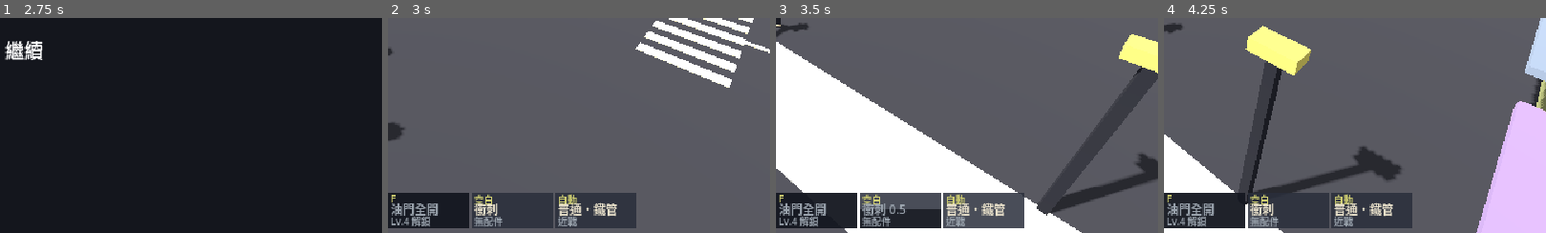
Above: before the commit, frames 1-4 (left to right).
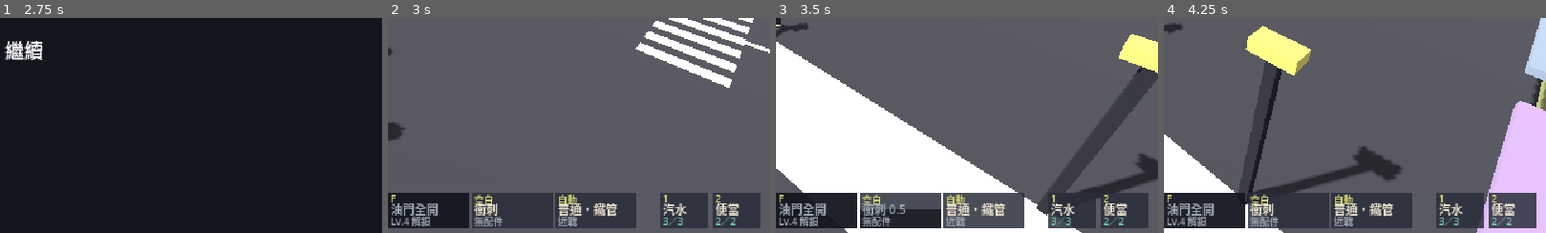
Above: after the commit, the same moments.

Repository: yauchai2/Game-Lab-2
Game: Godot game, scene res://game/title.tscn
Two runs of this game, one before a commit and one after it. Both use one fixed random seed, a clock stepped at 60 frames per second and the inputs below.
Inputs (mouse positions are % of the whole screen's width and height, from its top left):
- Up to frame 1 (2.75 s): click "新遊戲" at 0.5 s; click "選擇" at 1.25 s; tap Enter at 2 s; move the mouse to (72, 45) at 2.02 s; hold D from 2.03 s (still down); tap 1 at 2.1 s; click (72, 45) at 2.17 s; tap Space at 2.27 s; tap 2 at 2.3 s
- Up to frame 2 (3 s): tap Space at 2.75 s; move the mouse to (30, 55) at 2.77 s; release D at 2.78 s; hold S from 2.78 s (still down); tap 2 at 2.85 s
- Up to frame 3 (3.5 s): keep holding S; tap Space at 3.02 s; tap 1 at 3.05 s
- Up to frame 4 (4.25 s): move the mouse to (60, 28) at 3.52 s; release S at 3.53 s; hold D from 3.53 s (still down); tap 1 at 3.6 s; tap 2 at 3.8 s
The pictures show only the part of the screen within x 50-100%, y 50-100%; the shares and areas given below are measured in that part.

Frame 1 is identical in both runs. In frame 2, 4.0% of the frame differs, in the area x 71-98%, y 81-98%; in frame 3, 3.3%; in frame 4, 4.1%.

Commit message:
加入護甲、三種元素抗性與補給（汽水、便當）；遠程敵人彈丸帶元素
Co-Authored-By: Claude Sonnet 5.5 <noreply@anthropic.com>
Claude-Session: https://claude.ai/code/session_018tqqU7rwEZ4u67toavQ9ri

Diff:
--- a/game/scripts/bench.gd
+++ b/game/scripts/bench.gd
@@ -319,6 +319,7 @@
 	var s := "[color=#75C7B0]屬性[/color]\n"
 	s += "生命 %d／%d　移速 %.1f\n" % [jax.hp, jax.max_hp, jax.speed]
 	s += "普攻 %s　傷害 %d　%.2f 秒　射程 %.1f\n" % ["近戰" if w["kind"] == "melee" else "遠程", roundi(w["dmg"]), w["cd"], w["reach"]]
+	s += "護甲 %d（物理減傷 %d%%）\n抗性　火 %d%%　冰 %d%%　電 %d%%\n" % [roundi(jax.armor_value()), roundi(jax.armor_reduction(20.0) * 100.0), roundi(jax.resist_of("fire")), roundi(jax.resist_of("cold")), roundi(jax.resist_of("lightning"))]
 	s += "技能傷害 +%d%%　技能冷卻 -%d%%" % [roundi(jax.affix_total("dmg", "demolish")), roundi(jax.affix_total("cd", "demolish"))]
 	if message != "":
 		s += "\n[color=#CC6657]%s[/color]" % message
--- a/game/scripts/enemy.gd
+++ b/game/scripts/enemy.gd
@@ -23,6 +23,7 @@
 const FLOATY := preload("res://game/scripts/floaty.gd")
 
 var show_bar := true
+var element := "phys"
 var bar_back := MeshInstance3D.new()
 var bar_fill := MeshInstance3D.new()
 
@@ -145,6 +146,9 @@
 	move_and_slide()
 
 func _drop_loot() -> void:
+	var killer := get_tree().get_first_node_in_group("player")
+	if killer:
+		killer.on_kill()
 	_spawn_pickup("xp", 10, Vector3(0.3, 0, 0))
 	_spawn_pickup("receipt", 2 if ranged else 1, Vector3(0, 0, 0.3))
 	if randf() < 0.35:
@@ -167,5 +171,6 @@
 	var b := Node3D.new()
 	b.set_script(PROJECTILE)
 	b.direction = dir
+	b.element = element
 	get_parent().add_child(b)
 	b.global_position = global_position + Vector3(0, 1.0, 0) + dir * 0.8
--- a/game/scripts/hud.gd
+++ b/game/scripts/hud.gd
@@ -74,6 +74,7 @@
 	info.add_theme_font_size_override("font_size", 10)
 	add_child(info)
 	_build_skill_bar()
+	_build_flasks()
 	lines.set_script(load("res://game/scripts/speed_lines.gd"))
 	add_child(lines)
 	card_band.color = Color(0.16, 0.18, 0.23, 0.8)
@@ -113,6 +114,7 @@
 	xp_fill.size.x = BAR_SIZE.x * float(jax.xp) / float(jax.xp_to_next())
 	info.text = "等級 %d  生命 %d/%d  據點 %d/%d  單據 %d" % [jax.level, jax.hp, jax.max_hp, get_parent().camps_cleared(), get_parent().CAMPS.size(), jax.receipts]
 	_update_skill_bar()
+	_update_flasks()
 	var b: Variant = get_parent().boss
 	var boss_alive: bool = b != null and is_instance_valid(b) and b.hp > 0 and b.awake
 	boss_back.visible = boss_alive
@@ -182,6 +184,42 @@
 		back.add_child(sub)
 		skill_boxes[defs[i][0]] = {"cool": cool, "title": title, "sub": sub}
 
+var flask_labels := {}
+
+func _build_flasks() -> void:
+	var i := 0
+	for k in ["soda", "bento"]:
+		var back := ColorRect.new()
+		back.color = Color(0.16, 0.18, 0.23, 0.85)
+		back.size = Vector2(40, 30)
+		back.position = Vector2(548 + i * 44, 326)
+		add_child(back)
+		var key := Label.new()
+		key.text = str(i + 1)
+		key.position = Vector2(2, -1)
+		key.add_theme_font_size_override("font_size", 8)
+		key.add_theme_color_override("font_color", Color("D6D573"))
+		back.add_child(key)
+		var title := Label.new()
+		title.position = Vector2(2, 6)
+		title.add_theme_font_size_override("font_size", 10)
+		back.add_child(title)
+		var sub := Label.new()
+		sub.position = Vector2(2, 17)
+		sub.add_theme_font_size_override("font_size", 8)
+		back.add_child(sub)
+		flask_labels[k] = [title, sub]
+		i += 1
+
+func _update_flasks() -> void:
+	for k in flask_labels:
+		var def: Dictionary = jax.FLASKS[k]
+		var ch: int = jax.flask_charges[k]
+		flask_labels[k][0].text = def["name"]
+		flask_labels[k][0].add_theme_color_override("font_color", Color("E7DFC9") if ch > 0 else Color("6B7288"))
+		flask_labels[k][1].text = "%d／%d" % [ch, def["max"]]
+		flask_labels[k][1].add_theme_color_override("font_color", Color("75C7B0") if ch > 0 else Color("6B7288"))
+
 func _set_box(id: String, title: String, sub: String, remain: float, total: float, locked := false) -> void:
 	var box: Dictionary = skill_boxes[id]
 	box["title"].text = title
--- a/game/scripts/jax.gd
+++ b/game/scripts/jax.gd
@@ -69,6 +69,15 @@
 }
 var extra_timers := {"skill_e": 0.0, "skill_r": 0.0, "skill_f": 0.0}
 var buff_left := 0.0
+## 補給：汽水（即時回血）與便當（持續回血），擊殺敵人回充。
+const FLASKS := {
+	"soda": {"name": "汽水", "max": 3, "kills": 4, "desc": "即時回復 45% 生命"},
+	"bento": {"name": "便當", "max": 2, "kills": 6, "desc": "6 秒內回復 40% 生命"},
+}
+var flask_charges := {"soda": 3, "bento": 2}
+var flask_progress := {"soda": 0, "bento": 0}
+var bento_left := 0.0
+var regen_accum := 0.0
 
 func _ready() -> void:
 	add_to_group("player")
@@ -174,15 +183,15 @@
 	"pistol": {"name": "手槍", "cart": "weapon", "kind": "ranged", "dmg": 7, "cd": 0.4, "reach": 9.0},
 	"rifle": {"name": "步槍", "cart": "weapon", "kind": "ranged", "dmg": 13, "cd": 0.75, "reach": 11.0},
 	"shotgun": {"name": "散彈槍", "cart": "weapon", "kind": "ranged", "dmg": 6, "cd": 0.9, "reach": 6.0, "pellets": 3},
-	"cap": {"name": "冷帽", "cart": "head", "base": {"hp": 15}},
+	"cap": {"name": "冷帽", "cart": "head", "base": {"hp": 15, "armor": 10}},
 	"goggles": {"name": "護目鏡", "cart": "head", "base": {"aspd": 10}},
-	"jacket": {"name": "工裝外套", "cart": "body", "base": {"hp": 30}},
-	"vest": {"name": "帆布背心", "cart": "body", "base": {"sdmg": 8}},
-	"sneakers": {"name": "厚底板鞋", "cart": "feet", "base": {"speed": 6}},
+	"jacket": {"name": "工裝外套", "cart": "body", "base": {"hp": 30, "armor": 20}},
+	"vest": {"name": "帆布背心", "cart": "body", "base": {"sdmg": 8, "armor": 15}},
+	"sneakers": {"name": "厚底板鞋", "cart": "feet", "base": {"speed": 6, "rcold": 8}},
 	"springs": {"name": "彈跳鞋", "cart": "feet", "base": {"scd": 8}},
-	"ironchain": {"name": "粗鎖鏈", "cart": "trinket", "base": {"sdmg": 10}},
-	"watch": {"name": "懷錶", "cart": "trinket", "base": {"scd": 8}},
-	"charm": {"name": "幸運符", "cart": "trinket", "base": {"atk": 10}},
+	"ironchain": {"name": "粗鎖鏈", "cart": "trinket", "base": {"sdmg": 10, "armor": 12}},
+	"watch": {"name": "懷錶", "cart": "trinket", "base": {"scd": 8, "rfire": 8}},
+	"charm": {"name": "幸運符", "cart": "trinket", "base": {"atk": 10, "rlight": 8}},
 }
 const GEAR_SLOTS := ["weapon", "head", "body", "feet", "trinket"]
 const RARITY_NAMES := ["普通", "魔法", "稀有"]
@@ -198,10 +207,14 @@
 	"wrange": {"min": 0.3, "max": 0.8, "text": "射程 +%.1f米"},
 	"sdmg": {"min": 6.0, "max": 14.0, "text": "技能傷害 +%d%%"},
 	"scd": {"min": 4.0, "max": 10.0, "text": "技能冷卻 -%d%%"},
+	"armor": {"min": 10.0, "max": 28.0, "text": "護甲 +%d"},
+	"rfire": {"min": 6.0, "max": 16.0, "text": "火焰抗性 +%d%%"},
+	"rcold": {"min": 6.0, "max": 16.0, "text": "冰凍抗性 +%d%%"},
+	"rlight": {"min": 6.0, "max": 16.0, "text": "閃電抗性 +%d%%"},
 }
 const POOL_ATTACH := ["dmg", "range", "cd"]
 const POOL_WEAPON := ["atk", "aspd", "wrange"]
-const POOL_GEAR := ["hp", "speed", "sdmg", "scd", "atk", "aspd"]
+const POOL_GEAR := ["hp", "speed", "sdmg", "scd", "atk", "aspd", "armor", "rfire", "rcold", "rlight"]
 const INVENTORY_LIMIT := 12
 const REROLL_COST := 2
 const UPGRADE_COSTS := [3, 6]
@@ -431,14 +444,50 @@
 	recalc_gear()
 	return ""
 
+func on_kill() -> void:
+	for k in FLASKS:
+		if flask_charges[k] < FLASKS[k]["max"]:
+			flask_progress[k] += 1
+			if flask_progress[k] >= FLASKS[k]["kills"]:
+				flask_progress[k] = 0
+				flask_charges[k] += 1
+
+func use_flask(kind: String) -> void:
+	if dead or flask_charges[kind] <= 0 or hp >= max_hp:
+		return
+	flask_charges[kind] -= 1
+	SFX.play(self, "pickup_hp", -4.0)
+	if kind == "soda":
+		heal(int(max_hp * 0.45))
+	else:
+		bento_left = 6.0
+
 func heal(amount: int) -> void:
 	hp = mini(hp + amount, max_hp)
 
-func take_damage(amount: int) -> void:
+## 防禦：物理傷害靠護甲（減傷 = 護甲／(護甲＋10×傷害)，上限 80%），元素傷害靠對應抗性（上限 75%）。
+const ELEMENT_RESIST := {"fire": "rfire", "cold": "rcold", "lightning": "rlight"}
+const ELEMENT_COLORS := {"phys": Color("CC6657"), "fire": Color("E0833A"), "cold": Color("75B7E0"), "lightning": Color("E6D26A")}
+
+func armor_value() -> float:
+	return gear_total("armor")
+
+func armor_reduction(amount: float) -> float:
+	var a := armor_value()
+	return clampf(a / (a + 10.0 * maxf(amount, 1.0)), 0.0, 0.8)
+
+func resist_of(element: String) -> float:
+	return clampf(gear_total(ELEMENT_RESIST[element]), 0.0, 75.0) if ELEMENT_RESIST.has(element) else 0.0
+
+func take_damage(amount: int, element := "phys") -> void:
 	if dead or iframe_left > 0.0:
 		return
+	if element == "phys":
+		amount = maxi(1, roundi(amount * (1.0 - armor_reduction(amount))))
+	else:
+		amount = maxi(1, roundi(amount * (1.0 - resist_of(element) / 100.0)))
 	hp = maxi(hp - amount, 0)
-	FLOATY.spawn(get_parent(), global_position + Vector3(0, 2.0, 0), str(amount), Color("CC6657"), true)
+	FLOATY.spawn(get_parent(), global_position + Vector3(0, 2.0, 0), str(amount), ELEMENT_COLORS.get(element, Color("CC6657")), true)
 	SFX.play(self, "death" if hp == 0 else "hurt", -3.0)
 	if hp == 0:
 		dead = true
@@ -464,6 +513,10 @@
 			use_extra("skill_r")
 		elif event.keycode == KEY_F:
 			use_extra("skill_f")
+		elif event.keycode == KEY_1:
+			use_flask("soda")
+		elif event.keycode == KEY_2:
+			use_flask("bento")
 		elif event.keycode == KEY_SPACE:
 			# 有按方向鍵就朝該方向衝刺，否則朝滑鼠位置。
 			var wasd := _move_input()
@@ -745,6 +798,12 @@
 	for k in extra_timers:
 		extra_timers[k] = maxf(extra_timers[k] - delta, 0.0)
 	buff_left = maxf(buff_left - delta, 0.0)
+	if bento_left > 0.0 and not dead:
+		bento_left -= delta
+		regen_accum += max_hp * 0.4 / 6.0 * delta
+		if regen_accum >= 1.0:
+			heal(int(regen_accum))
+			regen_accum -= int(regen_accum)
 	attack_timer = maxf(attack_timer - delta * (1.3 if buff_left > 0.0 else 1.0), 0.0)
 	attack_swing = maxf(attack_swing - delta * 5.0, 0.0)
 	dash_timer = maxf(dash_timer - delta, 0.0)
--- a/game/scripts/main.gd
+++ b/game/scripts/main.gd
@@ -100,6 +100,7 @@
 			enemy.ranged = true
 			enemy.max_hp = 25 + index * 5
 			enemy.base_color = Color("9B8ACC")
+			enemy.element = ["phys", "fire", "cold", "lightning"][index]
 		add_child(enemy)
 		var a := TAU * i / total
 		enemy.global_position = camp["pos"] + Vector3(cos(a), 0.05, sin(a)) * 2.0
--- a/game/scripts/projectile.gd
+++ b/game/scripts/projectile.gd
@@ -5,6 +5,8 @@
 var speed := 10.0
 var damage := 6
 var life := 3.0
+var element := "phys"
+const COLORS := {"phys": Color("D6D573"), "fire": Color("E0833A"), "cold": Color("75B7E0"), "lightning": Color("F4E27A")}
 
 func _ready() -> void:
 	var mi := MeshInstance3D.new()
@@ -12,7 +14,7 @@
 	bm.size = Vector3(0.3, 0.3, 0.3)
 	mi.mesh = bm
 	var m := StandardMaterial3D.new()
-	m.albedo_color = Color("D6D573")
+	m.albedo_color = COLORS.get(element, Color("D6D573"))
 	m.shading_mode = BaseMaterial3D.SHADING_MODE_UNSHADED
 	mi.material_override = m
 	add_child(mi)
@@ -29,5 +31,5 @@
 		var d: Vector3 = player.global_position - global_position
 		d.y = 0.0
 		if d.length() < 0.8:
-			player.take_damage(damage)
+			player.take_damage(damage, element)
 			queue_free()
Not shown, changed: docs/guides/godot-setup.md
